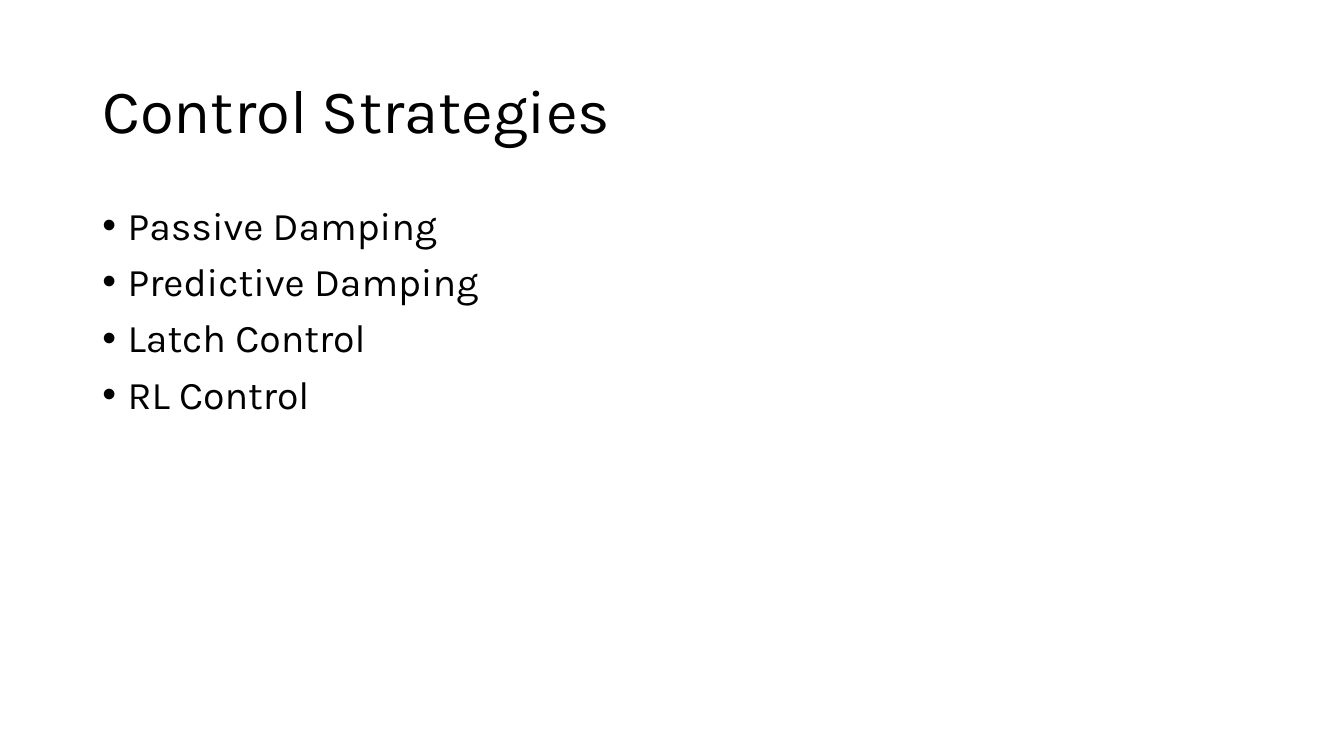
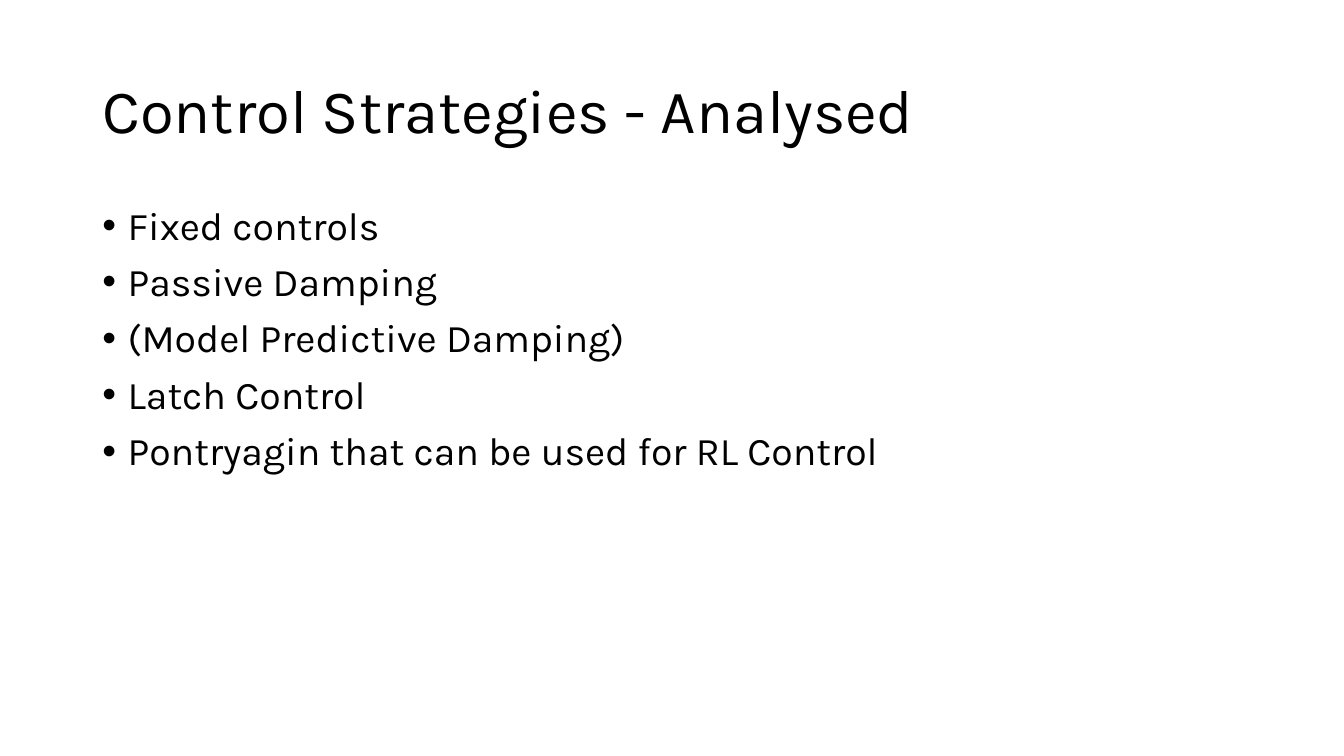
Before and after one commit to lbuckley-jpg/MDM2-Project-2, a slide deck: slide 15 of Presentation/wave_energy_presentation.pptx (slide 7 before the commit). Drawn at 1344x756 pixels with LibreOffice and Linux fonts; fonts in the diff are those of the drawing. Boxes give left, top, right and bottom in pixels: in the first picture for what was removed or moved away, otherwise in the second. Text is boxed around its words. In the diff, an @@ line names an element or a change of style, - is before the commit and + after.

```diff
--- a/Presentation/wave_energy_presentation.pptx
+++ b/Presentation/wave_energy_presentation.pptx
@@ title at [102, 90, 914, 148]: text changed @@
-Control Strategies
+Control Strategies - Analysed
@@ text at [128, 213, 379, 241]: paragraph added @@
+• Fixed controls
@@ text at [128, 323, 624, 362]: text changed @@
-• Predictive Damping
+• (Model Predictive Damping)
@@ text at [128, 438, 877, 475]: text changed @@
-• RL Control
+• Pontryagin that can be used for RL Control
```
Also in this commit, not shown: 5 other slides changed, 12 slides added, 1 slide removed, 4 other files.
